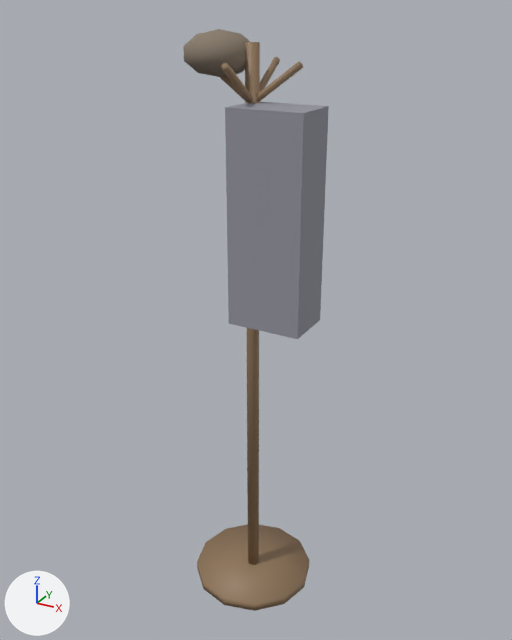
A saved change to the glTF model models/props/coat_rack.glb.
Camera for both pictures: a camera (50 mm lens) standing at (0.959, -1.724, 1.83) and looking at (-0.004, 0.027, 0.954). Lighting does not change. The marker at lower left points along +X, +Y and +Z. The older version comes first. Vertices at exactly the same position are counted once.

The older version as bpy lines, for what is in view:
```python
me_coat_rack = bpy.data.meshes.new('coat_rack')
me_coat_rack.from_pydata(...)  # 164 vertices, 264 faces; spans x -0.2..0.21, y -0.2..0.2, z 0.0..1.78
# faces by material slot: [152, 12, 100]
me_coat_rack.materials.append(mat_coat_rack_wood)  # brown #907659
me_coat_rack.materials.append(mat_coat_rack_coat)  # grey #9595a0
me_coat_rack.materials.append(mat_coat_rack_hat)  # brown #897c6c
ob_coat_rack = bpy.data.objects.new('coat_rack', me_coat_rack)
ob_coat_rack.location = (0.0, 0.0, 0.0)
```
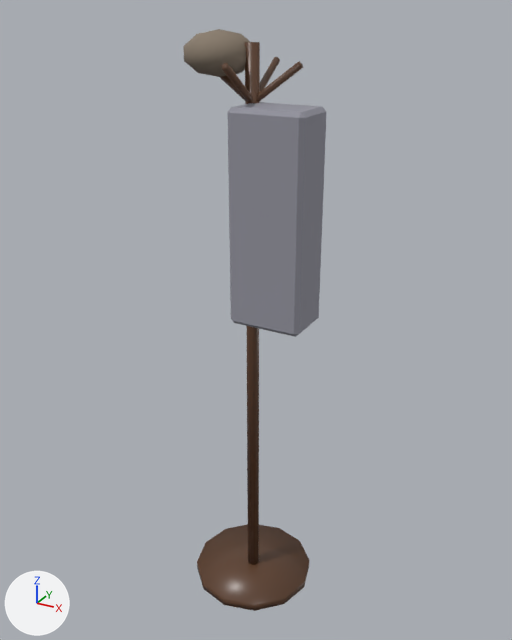
Pixel boxes (x1, y1, x2, y2) of what changed, in the pictures (512 x 640 px):
'coat_rack', reshaped
    before: (183, 29, 329, 611)
    after: (183, 29, 326, 611)
part 1 of me_coat_rack, rebuilt
    before: (225, 102, 329, 339)
    after: (228, 102, 326, 337)
part 2 of me_coat_rack, recoloured (darker)
    both: (197, 42, 309, 611)

The change, as a list of edits to the scene's bpy script:
```text
Add mat_coat_rack_wood__wood:
    mat_coat_rack_wood__wood = principled_material('coat_rack_wood__wood')
    mat_coat_rack_wood__wood.base_color = (0.11, 0.05, 0.025)  # brown #5d3f2c
    mat_coat_rack_wood__wood.roughness = 0.35
Change me_coat_rack:
    used by ob_coat_rack; location = (0.0, 0.0, 0.0)
    remove me_coat_rack.from_pydata(...)  # 164 vertices, 264 faces; spans x -0.2..0.21, y -0.2..0.2, z 0.0..1.78
    add me_coat_rack.from_pydata(...)  # 182 vertices, 300 faces; spans x -0.2..0.21, y -0.2..0.2, z 0.0..1.78
    me_coat_rack part 1: the loose piece of 8 vertices spanning x -0.01..0.21, y -0.12..0.03, z 1.0..1.6 is rebuilt with 26 vertices and now spans x -0.01..0.21, y -0.12..0.03, z 1.0..1.6
    me_coat_rack part 2: 152 faces spanning x -0.2..0.2, y -0.2..0.2, z 0.0..1.75 switch from mat_coat_rack_wood (brown #907659) to mat_coat_rack_wood__wood (brown #5d3f2c)
```
